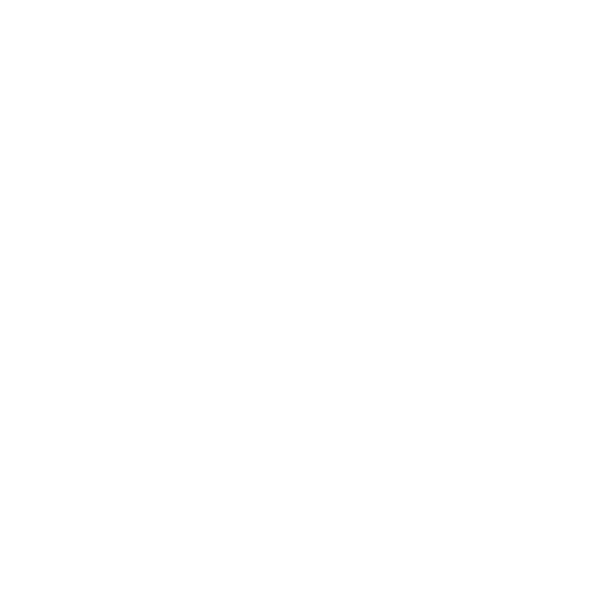
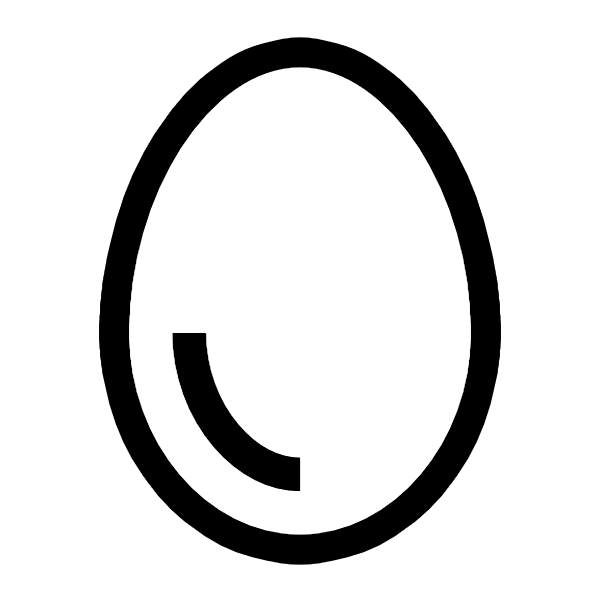
Before/after of a 600px x 600px layered artwork. What changed in the layer stack:
added layer "logo_lined" above "logo" over [99, 37, 501, 565]
hid "delete" over [135, 102, 466, 495]
